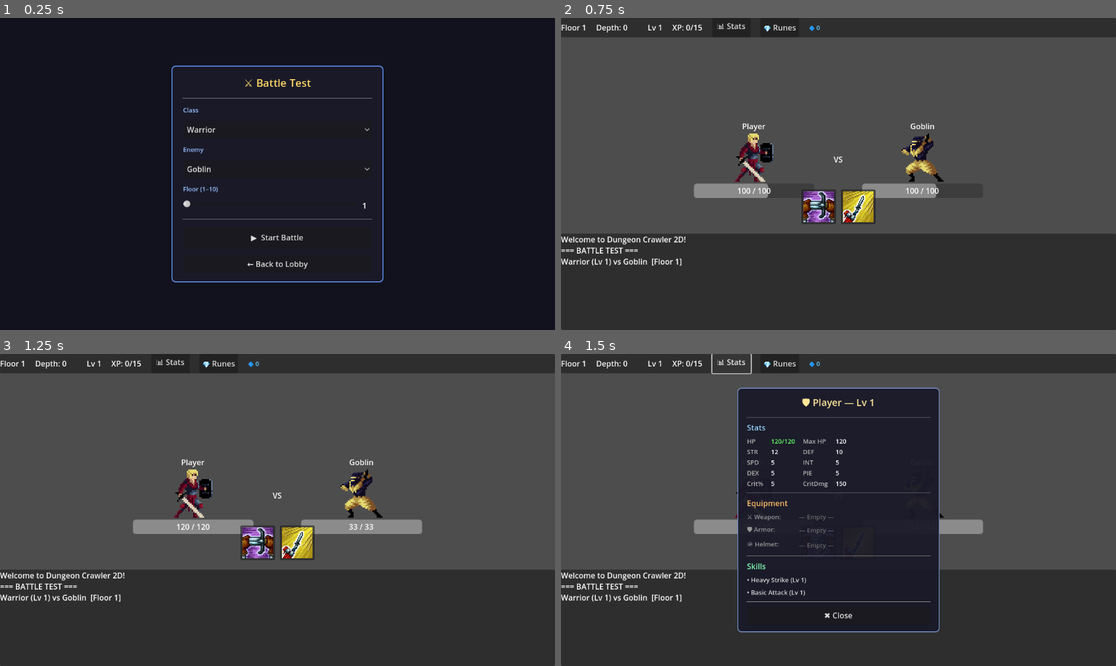
Above: before the commit, frames 1-4 (two rows, left to right).
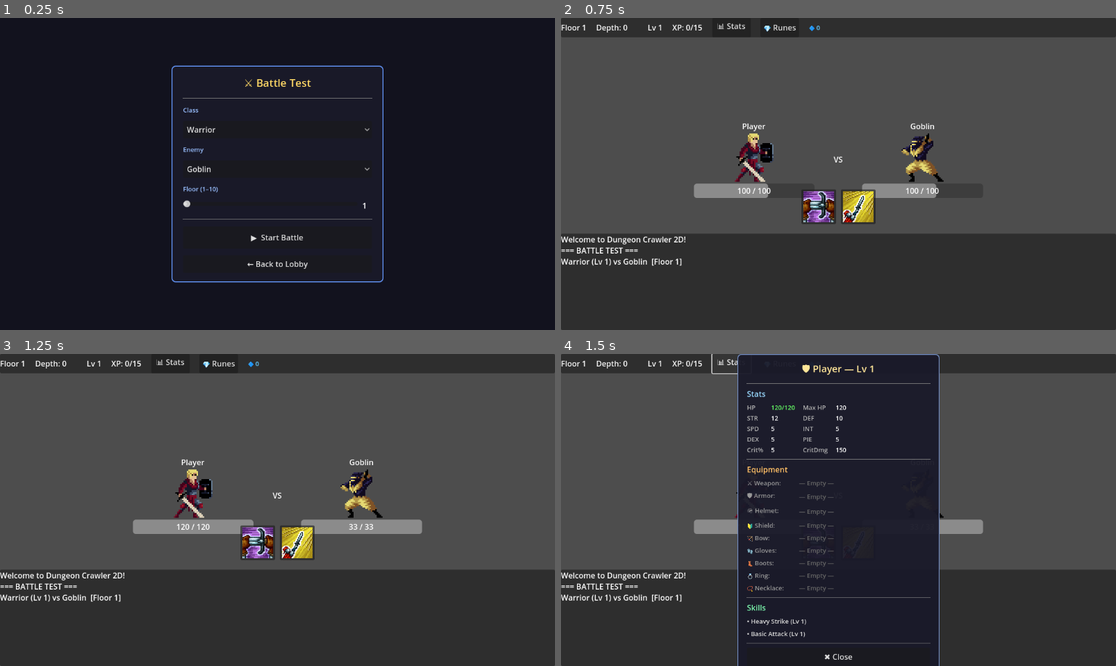
Above: after the commit, the same moments.

Repository: EmilianoRojas/dungeoncrawler2d
Game: Godot game, scene res://test/battle_test.tscn
The game is run twice, just before and just after one commit, with the same random seed, the same clock (stepped at 60 frames per second) and the same inputs. This scene is started directly instead of the project's main scene.
Inputs:
- Up to frame 1 (0.25 s): no input
- Up to frame 2 (0.75 s): click "▶ Start Battle" at 0.5 s
- Up to frame 3 (1.25 s): no input
- Up to frame 4 (1.5 s): click "📊 Stats" at 1.25 s

Frames 1-3 are identical in both runs. In frame 4, 5.3% of the frame differs, in the area x 31-69%, y 0-100%.

Commit message:
feat: add item sprites, new equipment slots, Epic rune tier
- Add icon_path field to EquipmentResource
- Add 9 equipment slots: WEAPON, ARMOR, HELMET, SHIELD, BOW, GLOVES, BOOTS, RING, NECKLACE
  (bow merged into WEAPON, ring/necklace into ACCESSORY pending final cleanup)
- Add 21 item templates with sprite assignments (swords, bows, shields, gloves, boots, rings, necklace)
- Copy 32x32 pixel art sprites to data/assets/items/ and data/assets/runes/
- Add EPIC tier to RuneResource enum (cost: 5, gem_01j sprite)
- Update rune_panel.gd with EPIC colors/label
- Show item icon in LootPanel (96x96, nearest-neighbor scaling)
- Update character_panel.gd with all new slot names
- Add stat pools for all new equipment slots

Diff:
--- a/core/data/rune_library.gd
+++ b/core/data/rune_library.gd
@@ -10,6 +10,7 @@
 	match tier:
 		RuneResource.Tier.COMMON:    return 2
 		RuneResource.Tier.RARE:      return 4
+		RuneResource.Tier.EPIC:      return 5
 		RuneResource.Tier.LEGENDARY: return 6
 	return 2
 
--- a/core/data/rune_resource.gd
+++ b/core/data/rune_resource.gd
@@ -1,7 +1,7 @@
 class_name RuneResource
 extends Resource
 
-enum Tier { COMMON, RARE, LEGENDARY }
+enum Tier { COMMON, RARE, EPIC, LEGENDARY }
 
 @export var id: StringName = &""
 @export var display_name: String = ""
--- a/core/factory/item_templates.gd
+++ b/core/factory/item_templates.gd
@@ -6,15 +6,27 @@
 # ItemFactory duplicates these and adds random bonuses.
 
 # Allowed stats per slot — determines which stats get rolled
-const WEAPON_STATS: Array[StringName] = [&"strength", &"dexterity", &"intelligence", &"piety", &"power", &"crit_chance", &"max_hp", &"defense"]
-const ARMOR_STATS: Array[StringName] = [&"max_hp", &"defense", &"max_shield", &"parry_chance", &"strength", &"dexterity"]
-const HELMET_STATS: Array[StringName] = [&"max_hp", &"intelligence", &"piety", &"avoid_chance", &"accuracy", &"strength", &"dexterity"]
+const WEAPON_STATS:   Array[StringName] = [&"strength", &"dexterity", &"intelligence", &"piety", &"power", &"crit_chance", &"max_hp", &"defense"]
+const ARMOR_STATS:    Array[StringName] = [&"max_hp", &"defense", &"max_shield", &"parry_chance", &"strength", &"dexterity"]
+const HELMET_STATS:   Array[StringName] = [&"max_hp", &"intelligence", &"piety", &"avoid_chance", &"accuracy", &"strength", &"dexterity"]
+const SHIELD_STATS:   Array[StringName] = [&"defense", &"max_shield", &"parry_chance", &"max_hp"]
+const BOW_STATS:      Array[StringName] = [&"dexterity", &"accuracy", &"crit_chance", &"crit_damage", &"power"]
+const GLOVES_STATS:   Array[StringName] = [&"strength", &"dexterity", &"crit_chance", &"accuracy", &"power"]
+const BOOTS_STATS:    Array[StringName] = [&"speed", &"avoid_chance", &"dexterity", &"max_hp"]
+const RING_STATS:     Array[StringName] = [&"intelligence", &"piety", &"power", &"crit_chance", &"crit_damage", &"max_hp"]
+const NECKLACE_STATS: Array[StringName] = [&"piety", &"intelligence", &"power", &"max_hp", &"defense", &"crit_chance"]
 
 static func get_allowed_stats(slot: EquipmentSlot.Type) -> Array[StringName]:
 	match slot:
-		EquipmentSlot.Type.WEAPON: return WEAPON_STATS
-		EquipmentSlot.Type.ARMOR: return ARMOR_STATS
-		EquipmentSlot.Type.HELMET: return HELMET_STATS
+		EquipmentSlot.Type.WEAPON:   return WEAPON_STATS
+		EquipmentSlot.Type.ARMOR:    return ARMOR_STATS
+		EquipmentSlot.Type.HELMET:   return HELMET_STATS
+		EquipmentSlot.Type.SHIELD:   return SHIELD_STATS
+		EquipmentSlot.Type.BOW:      return BOW_STATS
+		EquipmentSlot.Type.GLOVES:   return GLOVES_STATS
+		EquipmentSlot.Type.BOOTS:    return BOOTS_STATS
+		EquipmentSlot.Type.RING:     return RING_STATS
+		EquipmentSlot.Type.NECKLACE: return NECKLACE_STATS
 	return WEAPON_STATS
 
 # --- WEAPON TEMPLATES ---
@@ -24,6 +36,7 @@
 	item.id = &"iron_sword"
 	item.display_name = "Iron Sword"
 	item.slot = EquipmentSlot.Type.WEAPON
+	item.icon_path = "res://data/assets/items/sword_01.png"
 	return item
 
 static func _staff() -> EquipmentResource:
@@ -31,6 +44,7 @@
 	item.id = &"staff"
 	item.display_name = "Staff"
 	item.slot = EquipmentSlot.Type.WEAPON
+	item.icon_path = "res://data/assets/items/staff_01.png"
 	return item
 
 static func _mace() -> EquipmentResource:
@@ -38,6 +52,7 @@
 	item.id = &"mace"
 	item.display_name = "Mace"
 	item.slot = EquipmentSlot.Type.WEAPON
+	item.icon_path = "res://data/assets/items/sword_02.png"
 	return item
 
 static func _dagger() -> EquipmentResource:
@@ -45,6 +60,7 @@
 	item.id = &"dagger"
 	item.display_name = "Dagger"
 	item.slot = EquipmentSlot.Type.WEAPON
+	item.icon_path = "res://data/assets/items/sword_03.png"
 	return item
 
 # --- ARMOR TEMPLATES ---
@@ -54,6 +70,7 @@
 	item.id = &"leather_armor"
 	item.display_name = "Leather Armor"
 	item.slot = EquipmentSlot.Type.ARMOR
+	item.icon_path = "res://data/assets/items/armor_leather.png"
 	return item
 
 static func _chain_mail() -> EquipmentResource:
@@ -61,6 +78,7 @@
 	item.id = &"chain_mail"
 	item.display_name = "Chain Mail"
 	item.slot = EquipmentSlot.Type.ARMOR
+	item.icon_path = "res://data/assets/items/armor_chain.png"
 	return item
 
 static func _robe() -> EquipmentResource:
@@ -68,6 +86,7 @@
 	item.id = &"robe"
 	item.display_name = "Robe"
 	item.slot = EquipmentSlot.Type.ARMOR
+	item.icon_path = "res://data/assets/items/armor_robe.png"
 	return item
 
 # --- HELMET TEMPLATES ---
@@ -77,6 +96,7 @@
 	item.id = &"iron_helm"
 	item.display_name = "Iron Helm"
 	item.slot = EquipmentSlot.Type.HELMET
+	item.icon_path = "res://data/assets/items/helmet_iron.png"
 	return item
 
 static func _hood() -> EquipmentResource:
@@ -84,6 +104,7 @@
 	item.id = &"hood"
 	item.display_name = "Hood"
 	item.slot = EquipmentSlot.Type.HELMET
+	item.icon_path = "res://data/assets/items/hat_hood.png"
 	return item
 
 static func _crown() -> EquipmentResource:
@@ -91,15 +112,127 @@
 	item.id = &"crown"
 	item.display_name = "Crown"
 	item.slot = EquipmentSlot.Type.HELMET
+	item.icon_path = "res://data/assets/items/hat_crown.png"
+	return item
+
+# --- SHIELD TEMPLATES ---
+
+static func _wooden_shield() -> EquipmentResource:
+	var item = EquipmentResource.new()
+	item.id = &"wooden_shield"
+	item.display_name = "Wooden Shield"
+	item.slot = EquipmentSlot.Type.SHIELD
+	item.icon_path = "res://data/assets/items/shield_01.png"
+	return item
+
+static func _iron_shield() -> EquipmentResource:
+	var item = EquipmentResource.new()
+	item.id = &"iron_shield"
+	item.display_name = "Iron Shield"
+	item.slot = EquipmentSlot.Type.SHIELD
+	item.icon_path = "res://data/assets/items/shield_02.png"
+	return item
+
+static func _tower_shield() -> EquipmentResource:
+	var item = EquipmentResource.new()
+	item.id = &"tower_shield"
+	item.display_name = "Tower Shield"
+	item.slot = EquipmentSlot.Type.SHIELD
+	item.icon_path = "res://data/assets/items/shield_03.png"
+	return item
+
+# --- BOW TEMPLATES ---
+
+static func _short_bow() -> EquipmentResource:
+	var item = EquipmentResource.new()
+	item.id = &"short_bow"
+	item.display_name = "Short Bow"
+	item.slot = EquipmentSlot.Type.BOW
+	item.icon_path = "res://data/assets/items/bow_01.png"
+	return item
+
+static func _hunters_bow() -> EquipmentResource:
+	var item = EquipmentResource.new()
+	item.id = &"hunters_bow"
+	item.display_name = "Hunter's Bow"
+	item.slot = EquipmentSlot.Type.BOW
+	item.icon_path = "res://data/assets/items/bow_02.png"
+	return item
+
+static func _elven_bow() -> EquipmentResource:
+	var item = EquipmentResource.new()
+	item.id = &"elven_bow"
+	item.display_name = "Elven Bow"
+	item.slot = EquipmentSlot.Type.BOW
+	item.icon_path = "res://data/assets/items/bow_03.png"
+	return item
+
+# --- GLOVES TEMPLATES ---
+
+static func _leather_gloves() -> EquipmentResource:
+	var item = EquipmentResource.new()
+	item.id = &"leather_gloves"
+	item.display_name = "Leather Gloves"
+	item.slot = EquipmentSlot.Type.GLOVES
+	item.icon_path = "res://data/assets/items/gloves_01.png"
+	return item
+
+# --- BOOTS TEMPLATES ---
+
+static func _leather_boots() -> EquipmentResource:
+	var item = EquipmentResource.new()
+	item.id = &"leather_boots"
+	item.display_name = "Leather Boots"
+	item.slot = EquipmentSlot.Type.BOOTS
+	item.icon_path = "res://data/assets/items/boots_01.png"
+	return item
+
+# --- RING TEMPLATES ---
+
+static func _iron_ring() -> EquipmentResource:
+	var item = EquipmentResource.new()
+	item.id = &"iron_ring"
+	item.display_name = "Iron Ring"
+	item.slot = EquipmentSlot.Type.RING
+	item.icon_path = "res://data/assets/items/ring_01.png"
+	return item
+
+static func _silver_ring() -> EquipmentResource:
+	var item = EquipmentResource.new()
+	item.id = &"silver_ring"
+	item.display_name = "Silver Ring"
+	item.slot = EquipmentSlot.Type.RING
+	item.icon_path = "res://data/assets/items/ring_02.png"
+	return item
+
+# --- NECKLACE TEMPLATES ---
+
+static func _amulet() -> EquipmentResource:
+	var item = EquipmentResource.new()
+	item.id = &"amulet"
+	item.display_name = "Amulet"
+	item.slot = EquipmentSlot.Type.NECKLACE
+	item.icon_path = "res://data/assets/items/necklace_01.png"
 	return item
 
 # --- REGISTRY ---
 
 static func get_all_templates() -> Array[EquipmentResource]:
 	return [
+		# Weapons
 		_iron_sword(), _staff(), _mace(), _dagger(),
+		# Armor
 		_leather_armor(), _chain_mail(), _robe(),
-		_iron_helm(), _hood(), _crown()
+		# Helmets
+		_iron_helm(), _hood(), _crown(),
+		# Shields
+		_wooden_shield(), _iron_shield(), _tower_shield(),
+		# Bows
+		_short_bow(), _hunters_bow(), _elven_bow(),
+		# Accessories
+		_leather_gloves(), _leather_boots(),
+		_iron_ring(), _silver_ring(),
+		_amulet(),
 	]
 
 static func get_templates_for_slot(slot: EquipmentSlot.Type) -> Array[EquipmentResource]:
--- a/core/items/equipment_resource.gd
+++ b/core/items/equipment_resource.gd
@@ -5,6 +5,7 @@
 @export var display_name: String
 @export var slot: EquipmentSlot.Type
 @export_enum("Common", "Rare", "Epic", "Legendary") var rarity: String = "Common"
+@export var icon_path: String = ""  # e.g. "res://data/assets/items/sword_01.png"
 
 # A) Stat Modifiers (Applied once on equip)
 @export var equip_effects: Array[EffectResource]
--- a/core/types/equipment_slot.gd
+++ b/core/types/equipment_slot.gd
@@ -1,8 +1,13 @@
 class_name EquipmentSlot
 
-# GameSpec §5: Up to 3 equipped simultaneously
 enum Type {
 	WEAPON,
 	ARMOR,
-	HELMET
+	HELMET,
+	SHIELD,
+	BOW,
+	GLOVES,
+	BOOTS,
+	RING,
+	NECKLACE,
 }
--- a/ui/components/character_panel.gd
+++ b/ui/components/character_panel.gd
@@ -122,9 +122,15 @@
 	vbox.add_child(equip_header)
 
 	var slot_names = {
-		EquipmentSlot.Type.WEAPON: "⚔ Weapon",
-		EquipmentSlot.Type.ARMOR: "🛡 Armor",
-		EquipmentSlot.Type.HELMET: "🪖 Helmet",
+		EquipmentSlot.Type.WEAPON:   "⚔ Weapon",
+		EquipmentSlot.Type.ARMOR:    "🛡 Armor",
+		EquipmentSlot.Type.HELMET:   "🪖 Helmet",
+		EquipmentSlot.Type.SHIELD:   "🔰 Shield",
+		EquipmentSlot.Type.BOW:      "🏹 Bow",
+		EquipmentSlot.Type.GLOVES:   "🧤 Gloves",
+		EquipmentSlot.Type.BOOTS:    "👢 Boots",
+		EquipmentSlot.Type.RING:     "💍 Ring",
+		EquipmentSlot.Type.NECKLACE: "📿 Necklace",
 	}
 
 	for slot in slot_names:
--- a/ui/components/loot_panel.gd
+++ b/ui/components/loot_panel.gd
@@ -66,6 +66,17 @@
 	# Separator
 	vbox.add_child(HSeparator.new())
 
+	# Item icon (centered, pixel-art scaled)
+	if _item.icon_path != "":
+		var icon_center := CenterContainer.new()
+		var tex_rect := TextureRect.new()
+		tex_rect.texture = load(_item.icon_path) as Texture2D
+		tex_rect.custom_minimum_size = Vector2(96, 96)
+		tex_rect.stretch_mode = TextureRect.STRETCH_KEEP_ASPECT_CENTERED
+		tex_rect.texture_filter = CanvasItem.TEXTURE_FILTER_NEAREST
+		icon_center.add_child(tex_rect)
+		vbox.add_child(icon_center)
+
 	# Item name (rarity-colored)
 	var name_label = Label.new()
 	name_label.text = _item.display_name
--- a/ui/components/rune_panel.gd
+++ b/ui/components/rune_panel.gd
@@ -6,11 +6,13 @@
 const TIER_COLORS: Dictionary = {
 	RuneResource.Tier.COMMON:    Color(0.85, 0.85, 0.85),
 	RuneResource.Tier.RARE:      Color(0.4,  0.6,  1.0),
+	RuneResource.Tier.EPIC:      Color(1.0,  0.6,  0.2),
 	RuneResource.Tier.LEGENDARY: Color(1.0,  0.8,  0.2),
 }
 const TIER_LABELS: Dictionary = {
 	RuneResource.Tier.COMMON:    "C",
 	RuneResource.Tier.RARE:      "R",
+	RuneResource.Tier.EPIC:      "E",
 	RuneResource.Tier.LEGENDARY: "L",
 }
 
Binary file added: data/assets/items/armor_chain.png
Binary file added: data/assets/items/armor_leather.png
Binary file added: data/assets/items/armor_robe.png
Binary file added: data/assets/items/boots_01.png
Binary file added: data/assets/items/bow_01.png
Binary file added: data/assets/items/bow_02.png
Binary file added: data/assets/items/bow_03.png
Binary file added: data/assets/items/gloves_01.png
Binary file added: data/assets/items/hat_crown.png
Binary file added: data/assets/items/hat_hood.png
Binary file added: data/assets/items/helmet_iron.png
Binary file added: data/assets/items/helmet_plate.png
(and 16 more such lines)
